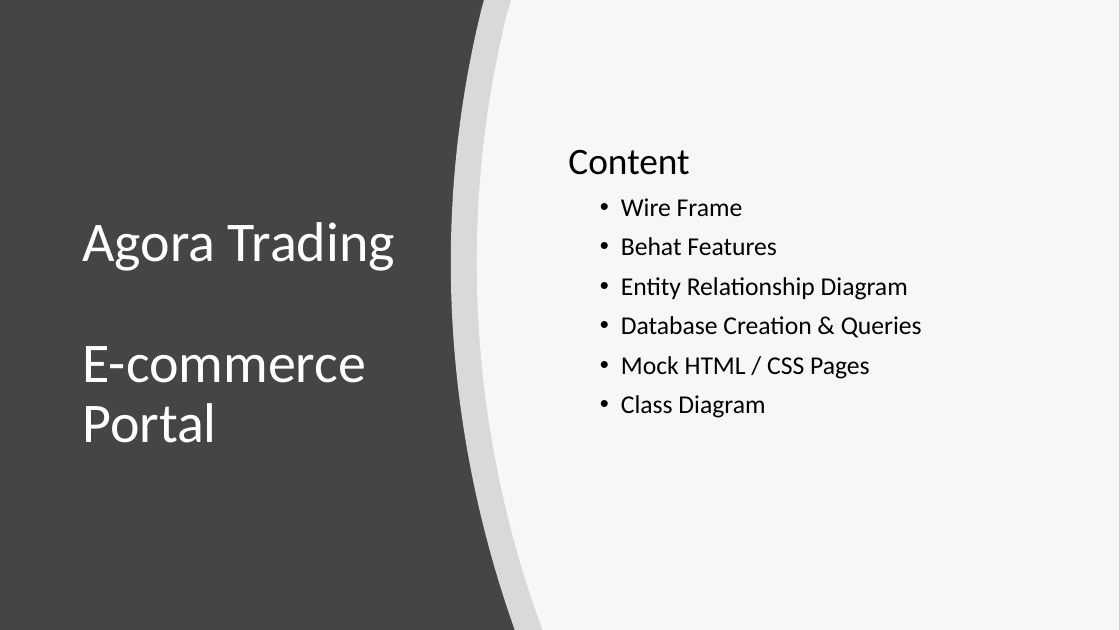
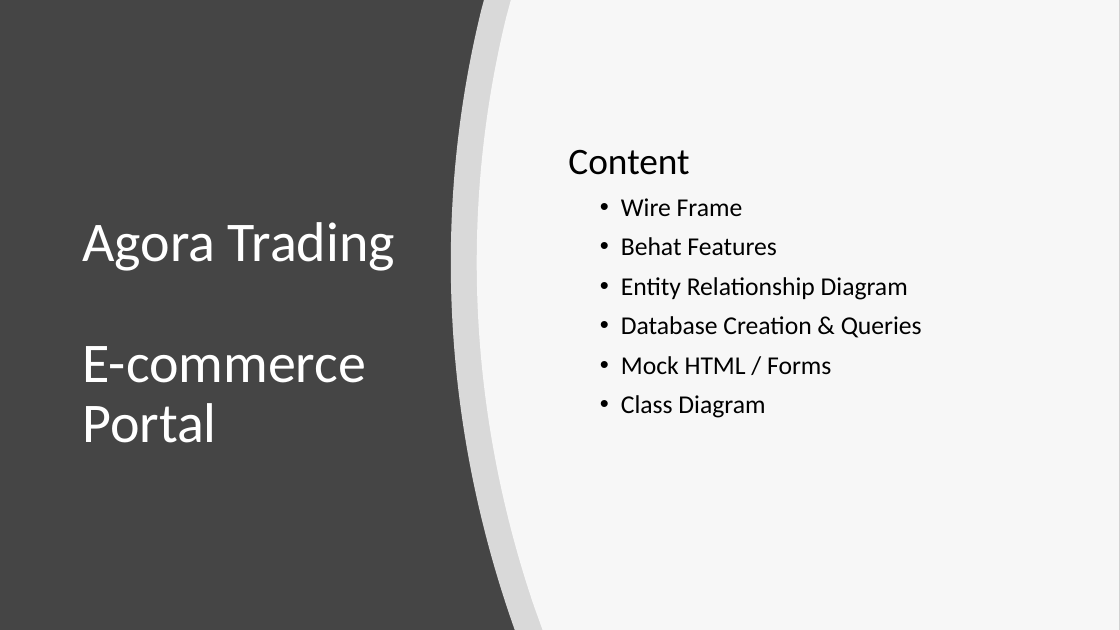
Before and after one commit to jameshutchy/Best-Practice-PHP, a slide deck: slide 1 of BCDE224 - Assessment 2 - James Hutchinson/BCDE244-Assesment 2 - James Hutchinson.pptx. Drawn at 1120x630 pixels with LibreOffice and Linux fonts; fonts in the diff are those of the drawing. Boxes give left, top, right and bottom in pixels: in the first picture for what was removed or moved away, otherwise in the second. Text is boxed around its words. In the diff, an @@ line names an element or a change of style, - is before the commit and + after.

```diff
--- a/BCDE224 - Assessment 2 - James Hutchinson/BCDE244-Assesment 2 - James Hutchinson.pptx
+++ b/BCDE224 - Assessment 2 - James Hutchinson/BCDE244-Assesment 2 - James Hutchinson.pptx
@@ subtitle at (621,356,831,374): text changed @@
-• Mock HTML / CSS Pages
+• Mock HTML / Forms
```
Also in this commit, not shown: 8 other slides changed, 21 slides added, 1 slide removed, 10 other files.
